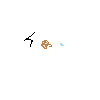
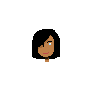
Comparing the layer stacks of the two (100, 100) images. Changes:
painted on "Layer 1" over left=24, top=29, right=64, bottom=62
